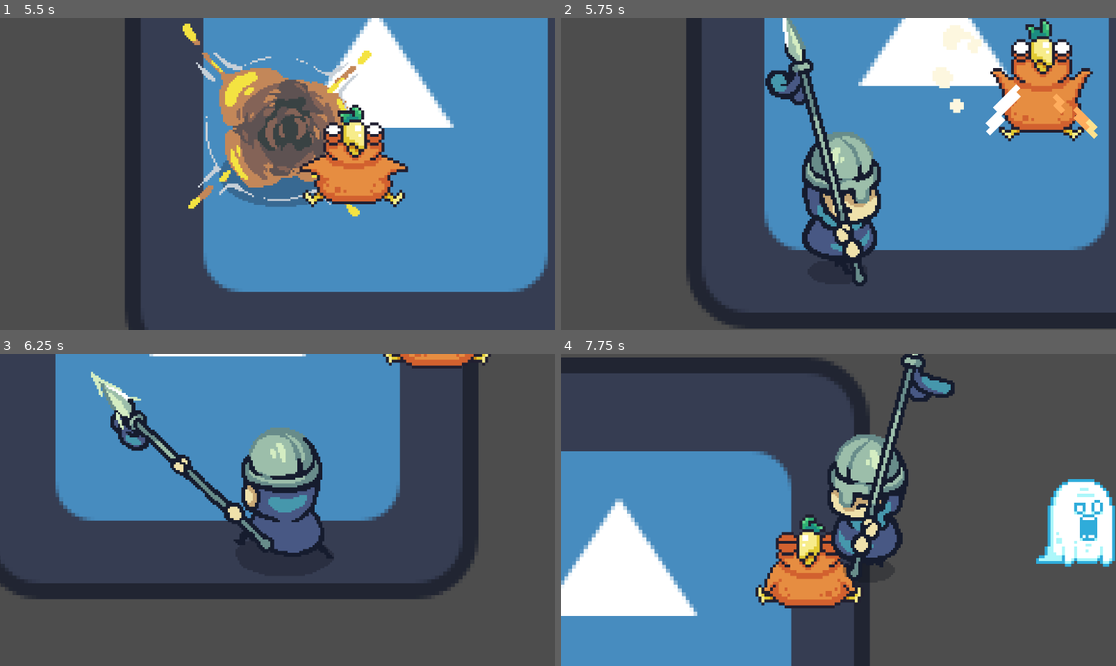
Above: before the commit, frames 1-4 (two rows, left to right).
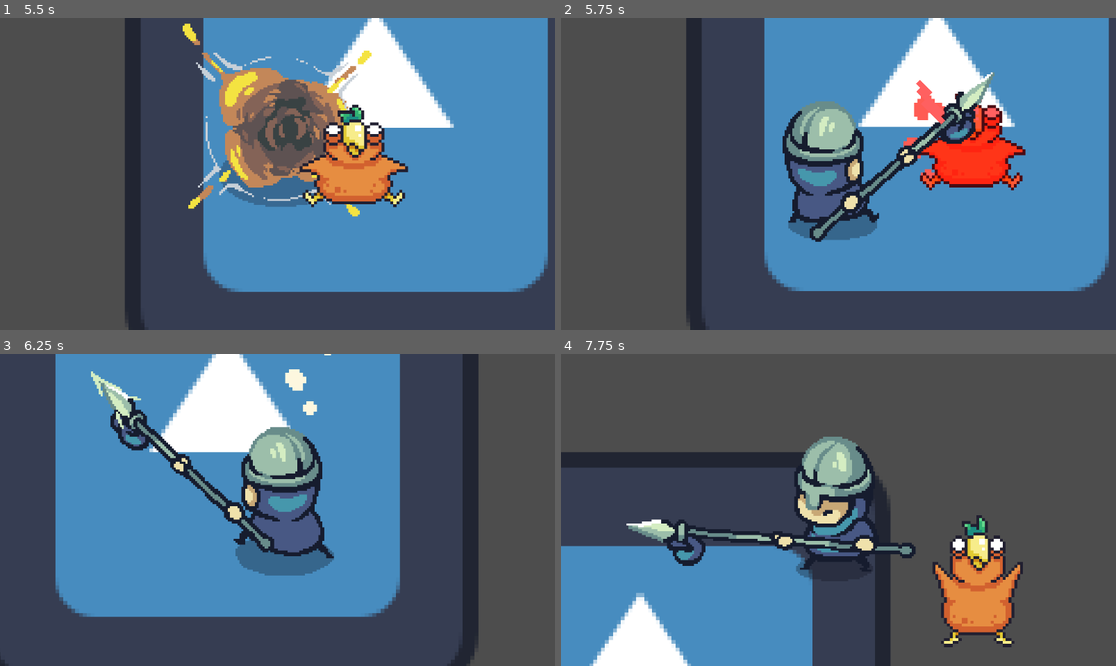
Above: after the commit, the same moments.

Repository: ccxavi/echoes
Game: Godot game, scene res://scenes/game.tscn
Two runs of this game, one before a commit and one after it. Both use one fixed random seed, a clock stepped at 60 frames per second and the inputs below. The engine's default icon, where the game draws it, is replaced by a stand-in: a white triangle on a blue panel in a dark square.
Inputs (mouse positions are in pixels of both pictures, inside the frame that each line leads up to):
- Up to frame 1 (5.5 s): move the mouse to (399, 158) at 0.52 s; hold D (move_right) 0.53-1.28 s; click (399, 158) at 0.6 s; move the mouse to (166, 189) at 1.27 s; hold S (move_down) 1.28-2.03 s; click (166, 189) at 1.35 s; move the mouse to (333, 105) at 2.02 s; hold D (move_right) 2.03-2.78 s; hold E (switch_next) 2.03-2.78 s; click (333, 105) at 2.3 s; move the mouse to (249, 236) at 2.77 s; hold W (move_up) 2.78-3.53 s; tap Q (switch_prev) at 2.85 s; click (249, 236) at 3.05 s; move the mouse to (444, 220) at 3.52 s; hold A (move_left) 3.53-5.03 s; click (444, 220) at 3.6 s; move the mouse to (111, 127) at 4.27 s; click (111, 127) at 4.35 s; move the mouse to (305, 174) at 5.02 s; hold S (move_down) from 5.03 s (still down); hold E (switch_next) from 5.03 s (still down); click (305, 174) at 5.3 s
- Up to frame 2 (5.75 s): keep holding S (move_down); keep holding E (switch_next)
- Up to frame 3 (6.25 s): move the mouse to (194, 432) at 5.77 s; release S (move_down) at 5.78 s; release E (switch_next) at 5.78 s; hold D (move_right) from 5.78 s (still down); tap Q (switch_prev) at 5.85 s; click (194, 432) at 6.05 s
- Up to frame 4 (7.75 s): move the mouse to (960, 494) at 6.52 s; release D (move_right) at 6.53 s; hold W (move_up) 6.53-7.28 s; click (960, 494) at 6.6 s; move the mouse to (727, 525) at 7.27 s; hold D (move_right) from 7.28 s (still down); click (727, 525) at 7.35 s

Frame 1 is identical in both runs. In frame 2, 33% of the frame differs, in the area x 22-100%, y 0-100%; in frame 3, 27%; in frame 4, 42%, in the area x 0-100%, y 0-100%.

Commit message:
feat: implement critical hit system

Diff:
--- a/scripts/enemy.gd
+++ b/scripts/enemy.gd
@@ -26,15 +26,13 @@
 @onready var animated_sprite_2d: AnimatedSprite2D = $AnimatedSprite2D
 @onready var hitbox: Area2D = $hitbox
 @onready var vfx: AnimatedSprite2D = $vfx
-# NEW: Reference the particles
 @onready var hit_particles: CPUParticles2D = $HitParticles
 
 func _ready():
 	hp = max_hp
 
 	# 1. SETUP VFX
-	vfx.visible = false # Start hidden
-	# Connect the signal so we know when the slash is done
+	vfx.visible = false
 	if not vfx.animation_finished.is_connected(_on_vfx_finished):
 		vfx.animation_finished.connect(_on_vfx_finished)
 
@@ -112,29 +110,36 @@
 	elif dir_x > 0: animated_sprite_2d.flip_h = false
 
 # --- COMBAT LOGIC ---
-func take_damage(amount: int, source_pos: Vector2 = Vector2.ZERO):
+func take_damage(amount: int, source_pos: Vector2 = Vector2.ZERO, is_critical: bool = false):
 	hp -= amount
-	print(name + " Hit! HP: " + str(hp))
 
-	# --- VFX LOGIC ---
+	# Debug print
+	var hit_type = "CRITICAL HIT!" if is_critical else "Hit!"
+	print("%s %s HP: %s" % [name, hit_type, str(hp)])
+
+	# 1. VFX (Slash)
 	vfx.visible = true
-	vfx.frame = 0 # Force restart from beginning
+	vfx.frame = 0
 	vfx.play("slash")
 
-	# --- EXISTING KNOCKBACK LOGIC ---
+	# 2. KNOCKBACK
 	if source_pos != Vector2.ZERO:
 		var knockback_dir = (global_position - source_pos).normalized()
-		knockback_velocity = knockback_dir * knockback_power
+		var power = knockback_power * 1.5 if is_critical else knockback_power
+		knockback_velocity = knockback_dir * power
 
-		# Removed particle rotation to keep dust static
 		if hit_particles: hit_particles.rotation = knockback_dir.angle()
 
-	# --- PAIN ANIMATION ---
-	modulate = Color(10, 10, 10)
+	# 3. FLASH COLOR
+	if is_critical:
+		modulate = Color(3, 0, 0) # Glowing Red for Crit
+	else:
+		modulate = Color(10, 10, 10) # Bright White for Normal
+
 	var tween = create_tween()
 	tween.tween_property(self, "modulate", Color.WHITE, 0.2)
 
-	# --- PARTICLES ---
+	# 4. PLAY PARTICLES
 	if hit_particles:
 		hit_particles.restart()
 		hit_particles.emitting = true
@@ -175,5 +180,4 @@
 	pass
 
 func _on_vfx_finished():
-	# Hide the sprite immediately when animation ends
 	vfx.visible = false
--- a/scripts/player.gd
+++ b/scripts/player.gd
@@ -1,7 +1,10 @@
 class_name Character extends CharacterBody2D
 
+@export_group("Stats")
 @export var speed = 300.0
-@export var damage = 1 # Add damage var so classes can change it
+@export var damage = 1
+@export var crit_chance = 0.2      # 20% Chance
+@export var crit_multiplier = 2.0  # Double damage on crit
 
 @onready var animated_sprite_2d: AnimatedSprite2D = $main_sprite
 @onready var weapon_pivot: Node2D = $WeaponPivot
@@ -39,7 +42,7 @@
 
 	move_and_slide()
 
-# --- CORE ATTACK LOGIC (Shared by everyone) ---
+# --- CORE ATTACK LOGIC ---
 func start_attack():
 	is_attacking = true
 	velocity = Vector2.ZERO
@@ -47,26 +50,45 @@
 	var mouse_pos = get_global_mouse_position()
 	var diff = mouse_pos - global_position
 
-	# 1. ROTATE HITBOX (Always faces mouse 360 degrees)
+	# 1. ROTATE HITBOX
 	weapon_pivot.look_at(mouse_pos)
 
-	# 2. PLAY ANIMATION (Overridable!)
-	# We pass the mouse direction vector so the child class can decide the sprite
+	# 2. PLAY ANIMATION
 	play_attack_animation(diff)
 
 	# 3. DELAY FOR IMPACT
 	await get_tree().create_timer(0.2).timeout
 
-	# 4. DETECT ENEMIES
+	# 4. DETECT ENEMIES & CALCULATE CRIT
 	var bodies = attack_area.get_overlapping_bodies()
+
+	# Roll for Critical Hit
+	var is_critical = randf() <= crit_chance
+	var final_damage = damage
+
+	if is_critical:
+		final_damage *= crit_multiplier
+		print("CRITICAL HIT!")
+		freeze_frame(0.05, 0.15)
+
 	for body in bodies:
 		if body.is_in_group("enemy"):
-			# Pass damage and position for knockback
 			if body.has_method("take_damage"):
-				body.take_damage(damage, global_position)
+				# PASS THE 'is_critical' BOOLEAN HERE!
+				body.take_damage(final_damage, global_position, is_critical)
+
+# --- NEW: FREEZE FRAME HELPER ---
+func freeze_frame(time_scale: float, duration: float):
+	# 1. Slow down the engine
+	Engine.time_scale = time_scale
+
+	# 2. Wait for 'duration' seconds (ignoring the time scale so it doesn't take forever)
+	await get_tree().create_timer(duration, true, false, true).timeout
+
+	# 3. Reset speed
+	Engine.time_scale = 1.0
 
 # --- VIRTUAL FUNCTION (Standard 4-Way Logic) ---
-# The Lancer will replace this function with its own version
 func play_attack_animation(diff: Vector2):
 	if abs(diff.y) > abs(diff.x):
 		if diff.y < 0:
@@ -75,7 +97,6 @@
 			play_anim("attack_down")
 	else:
 		play_anim("attack_side")
-		# Flip only for side attacks in the base class
 		animated_sprite_2d.flip_h = (diff.x < 0)
 
 func play_anim(anim_name: String):
@@ -83,6 +104,5 @@
 		animated_sprite_2d.play(anim_name)
 
 func _on_animation_finished():
-	# Smart check: If any animation starting with "attack" finishes, unlock movement
 	if animated_sprite_2d.animation.begins_with("attack"):
 		is_attacking = false
